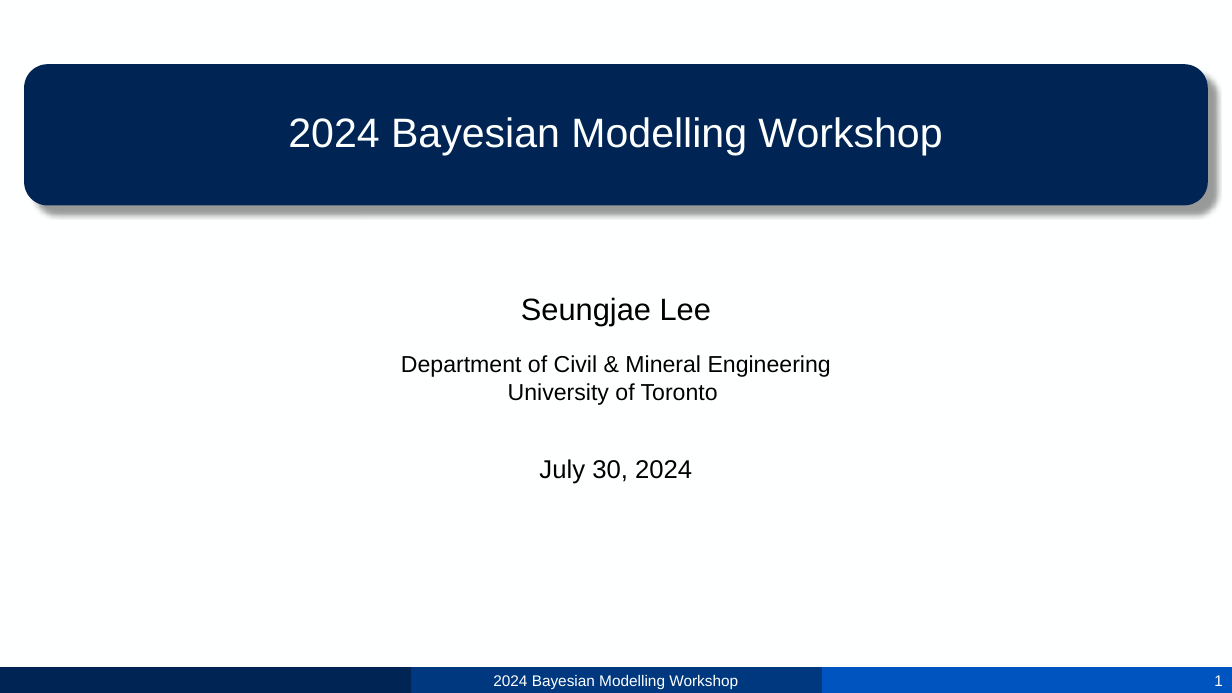
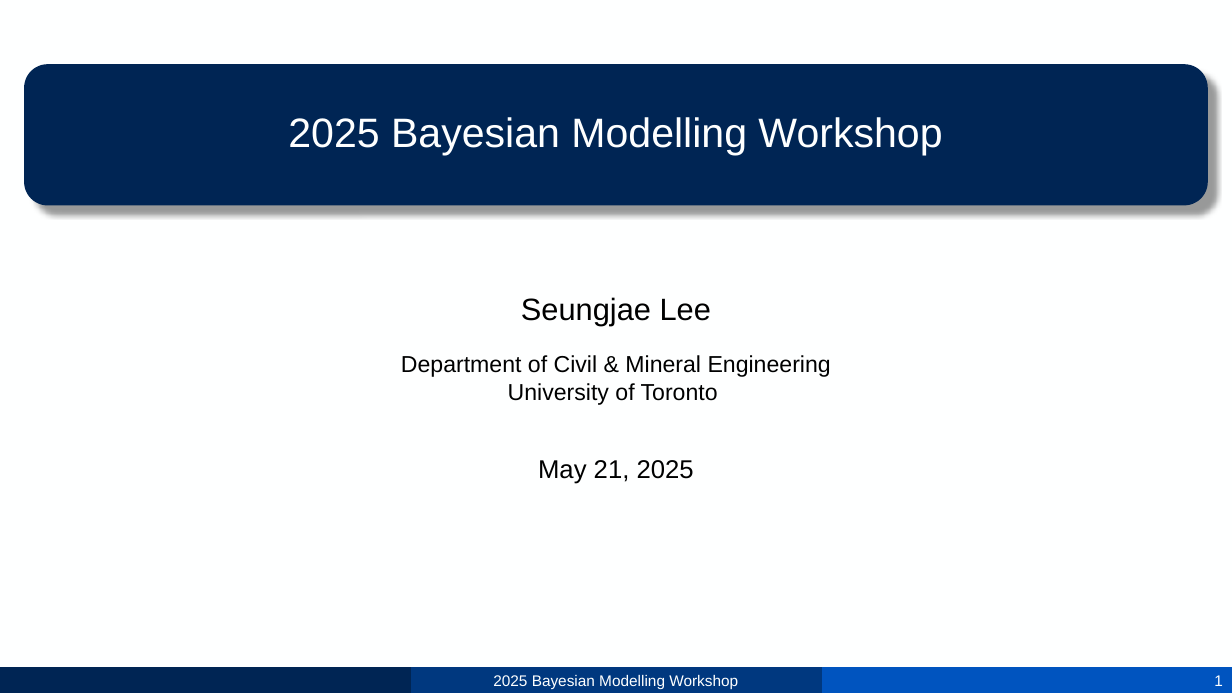
Before and after one commit to sjae-lee/IIB-training, a slide deck: slide 1 of bayesian-modelling/2_Linear regression.pptx. Drawn at 1232x693 pixels with LibreOffice and Linux fonts; fonts in the diff are those of the drawing; background and template pictures are left out. Boxes give left, top, right and bottom in pixels: in the first picture for what was removed or moved away, otherwise in the second. Text is boxed around its words. In the diff, an @@ line names an element or a change of style, - is before the commit and + after.

Commit message:
fixed typos

```diff
--- a/bayesian-modelling/2_Linear regression.pptx
+++ b/bayesian-modelling/2_Linear regression.pptx
@@ title at (288,117,942,156): text changed @@
-2024 Bayesian Modelling Workshop
+2025 Bayesian Modelling Workshop
@@ text at (538,460,694,484): text changed @@
-July 30, 2024
+May 21, 2025
@@ text at (493,675,738,690): text changed @@
-2024 Bayesian Modelling Workshop
+2025 Bayesian Modelling Workshop
```
Also in this commit, not shown: 29 other slides changed.
